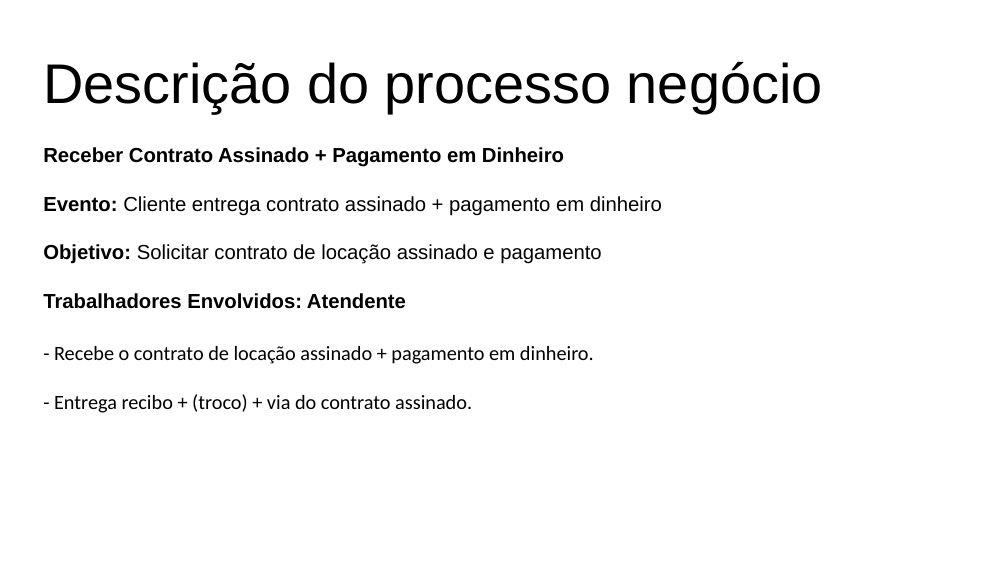
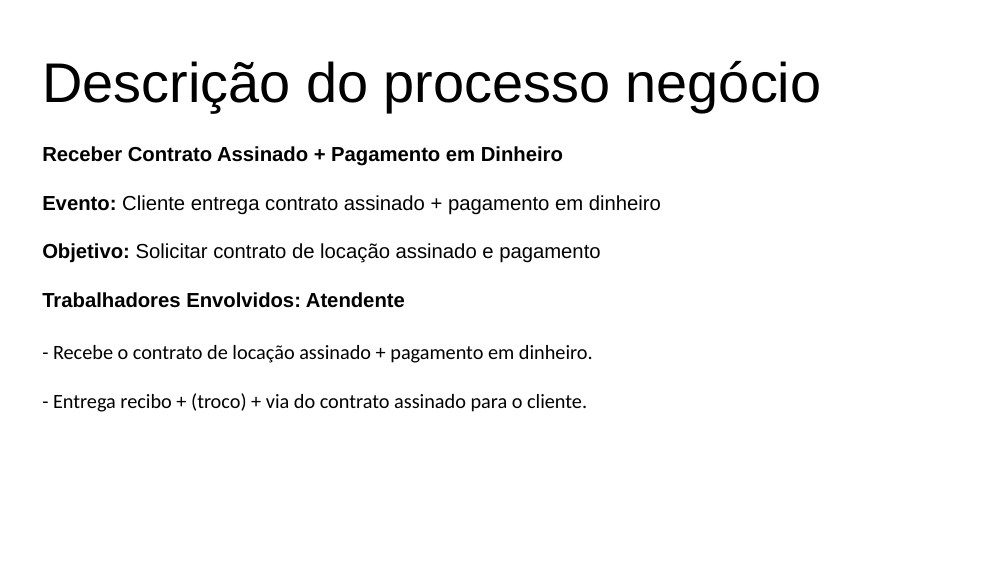
Before and after one commit to grupopenelopechavosa/OPE---Faculdade-Impacta, a slide deck: slide 2 of 18 - Descrição dos Processo de Negocio.pptx. Drawn at 1008x567 pixels with LibreOffice and Linux fonts; fonts in the diff are those of the drawing. Boxes give left, top, right and bottom in pixels: in the first picture for what was removed or moved away, otherwise in the second. Text is boxed around its words. In the diff, an @@ line names an element or a change of style, - is before the commit and + after.

```diff
--- a/18 - Descrição dos Processo de Negocio.pptx
+++ b/18 - Descrição dos Processo de Negocio.pptx
@@ text at [53,393,587,412]: text changed @@
-- Entrega recibo + (troco) + via do contrato assinado.
+- Entrega recibo + (troco) + via do contrato assinado para o cliente.
```
Also in this commit, not shown: 4 other slides changed, 3 slides added, 7 other files.
